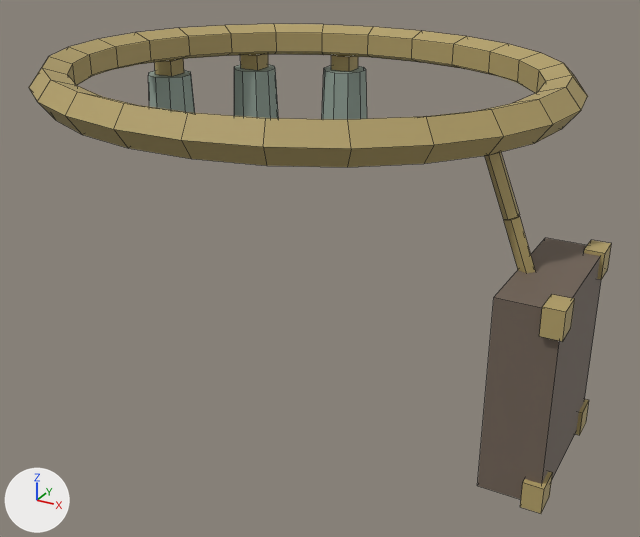
An edit to the FBX model Assets/Resources/Wear/SinBelt.fbx, drawn before and after from the same camera.
Before and after are seen from a 50 mm camera at (0.247, -0.428, 0.705) aimed at (0.016, -0.008, 0.495). The axes (+X, +Y, +Z) are drawn at lower left. The lights are the same throughout. The picture after the commit comes second. Mesh edges are drawn as thin lines.

The first picture shows 'SinBelt'.
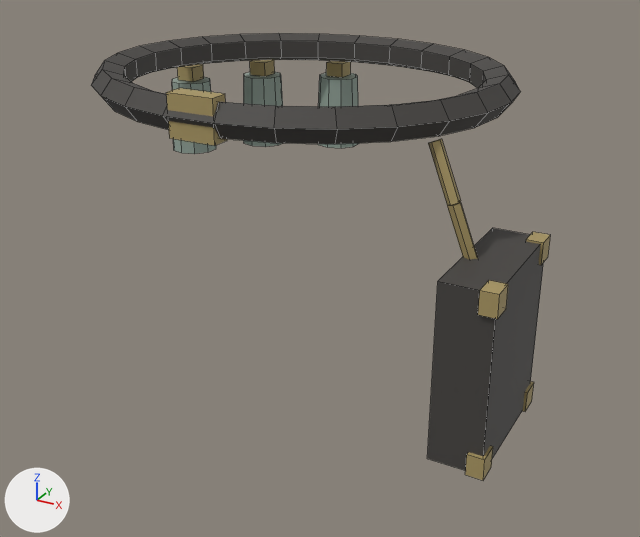
What differs and where, as boxes [x1, y1, x2, y2] in the pictures (640 x 537 px; the box of a moved part takes in the faces that stretch with it):
'SinBelt', reshaped (21% narrower, 9% shorter): before [29, 24, 612, 514]; after [91, 33, 550, 480]
part 1 of me_sinbelt, moved or reshaped: before [29, 24, 588, 167]; after [91, 33, 520, 144]
part 2 of me_sinbelt, added (yellow): after [166, 88, 227, 146]
part 3 of me_sinbelt, moved or reshaped: before [484, 152, 520, 220]; after [428, 139, 461, 205]
part 4 of me_sinbelt, moved or reshaped: before [503, 216, 536, 273]; after [447, 202, 478, 260]
part 5 of me_sinbelt, added: after [427, 228, 544, 471]
part 6 of me_sinbelt, moved or reshaped: before [520, 471, 553, 514]; after [465, 446, 493, 480]
part 7 of me_sinbelt, moved or reshaped: before [539, 294, 575, 342]; after [478, 280, 508, 319]
part 8 of me_sinbelt, moved or reshaped: before [575, 399, 589, 435]; after [522, 381, 534, 412]
part 9 of me_sinbelt, moved or reshaped: before [584, 240, 612, 280]; after [526, 232, 550, 265]
part 10 of me_sinbelt, added: after [172, 77, 216, 154]
part 11 of me_sinbelt, added: after [177, 64, 204, 82]
part 12 of me_sinbelt, added: after [243, 72, 283, 147]
part 13 of me_sinbelt, added: after [250, 60, 275, 76]
part 14 of me_sinbelt, added: after [318, 73, 359, 148]
part 15 of me_sinbelt, added: after [326, 61, 351, 77]
part 16 of me_sinbelt, deleted: before [148, 54, 601, 499]

The change, as a diff of the scene's bpy script:
```diff
--- a/Assets/Resources/Wear/SinBelt.fbx.py
+++ b/Assets/Resources/Wear/SinBelt.fbx.py
@@ mat_dark @@
+mat_dark = principled_material('Dark')
+mat_dark.base_color = (0.06, 0.055, 0.05)  # dark grey #45423f
+mat_dark.roughness = 0.66
@@ me_sinbelt @@
 # used by ob_sinbelt; location = (0.0, 0.0, 0.0)
-me_sinbelt.from_pydata(...)  # 274 vertices, 228 faces; spans x -0.154..0.177, y -0.135..0.145, z 0.437..0.614
+me_sinbelt.from_pydata(...)  # 282 vertices, 234 faces; spans x -0.125..0.147, y -0.105..0.119, z 0.443..0.615
+# me_sinbelt part 1: the loose piece of 130 vertices spanning x -0.154..0.154, y -0.135..0.135, z 0.594..0.614 is scaled about its middle by (0.775, 0.775, 0.833), in mat_dark (dark grey #45423f)
+# me_sinbelt part 2: a new loose piece, a box spanning x -0.013..0.013, y -0.103..-0.093, z 0.593..0.615, in mat_gold (yellow #aa9763)
+# me_sinbelt part 3: the loose piece of 10 vertices spanning x 0.124..0.143, y -0.056..-0.046, z 0.562..0.594 is moved by (-0.028, 0.0, 0.002)
+# me_sinbelt part 4: the loose piece of 10 vertices spanning x 0.137..0.154, y -0.056..-0.046, z 0.535..0.565 is moved by (-0.028, 0.0, 0.002)
+# me_sinbelt part 5: a new loose piece, a box spanning x 0.118..0.146, y -0.084..-0.008, z 0.444..0.54, in mat_dark (dark grey #45423f)
+# me_sinbelt part 6: the loose piece of 8 vertices spanning x 0.167..0.177, y -0.089..-0.075, z 0.437..0.451 is moved by (-0.029, 0.002, 0.005)
+# me_sinbelt part 7: the loose piece of 8 vertices spanning x 0.167..0.177, y -0.089..-0.075, z 0.527..0.541 is moved by (-0.029, 0.002, 0.001)
+# me_sinbelt part 8: the loose piece of 8 vertices spanning x 0.167..0.177, y -0.017..-0.003, z 0.437..0.451 is moved by (-0.029, -0.002, 0.005)
+# me_sinbelt part 9: the loose piece of 8 vertices spanning x 0.167..0.177, y -0.017..-0.003, z 0.527..0.541 is moved by (-0.029, -0.002, 0.001)
+# me_sinbelt part 10: a new loose piece, a 10-sided cut cone along z (radius 0.015 at the low end, 0.013 at the high end) spanning x -0.125..-0.096, y 0.031..0.061, z 0.538..0.584, in mat_glass (grey #95a69b)
+# me_sinbelt part 11: a new loose piece, a box spanning x -0.1166..-0.1046, y 0.0396..0.0516, z 0.5845..0.5935, in mat_gold (yellow #aa9763)
+# me_sinbelt part 12: a new loose piece, a 10-sided cut cone along z (radius 0.015 at the low end, 0.013 at the high end) spanning x -0.093..-0.064, y 0.068..0.098, z 0.538..0.584, in mat_glass (grey #95a69b)
+# me_sinbelt part 13: a new loose piece, a box spanning x -0.0844..-0.0724, y 0.0767..0.0887, z 0.5845..0.5935, in mat_gold (yellow #aa9763)
+# me_sinbelt part 14: a new loose piece, a 10-sided cut cone along z (radius 0.015 at the low end, 0.013 at the high end) spanning x -0.046..-0.017, y 0.089..0.119, z 0.538..0.584, in mat_glass (grey #95a69b)
+# me_sinbelt part 15: a new loose piece, a box spanning x -0.0376..-0.0256, y 0.0983..0.1103, z 0.5845..0.5935, in mat_gold (yellow #aa9763)
+# me_sinbelt part 16: 7 loose pieces with 92 vertices, spanning x -0.152..0.175, y -0.086..0.145, z 0.439..0.594, are deleted
 me_sinbelt.materials.append(mat_glass)
 me_sinbelt.materials.append(mat_gold)
-me_sinbelt.materials.append(mat_leather)  # brown #716357
+me_sinbelt.materials.append(mat_dark)  # dark grey #45423f
```
